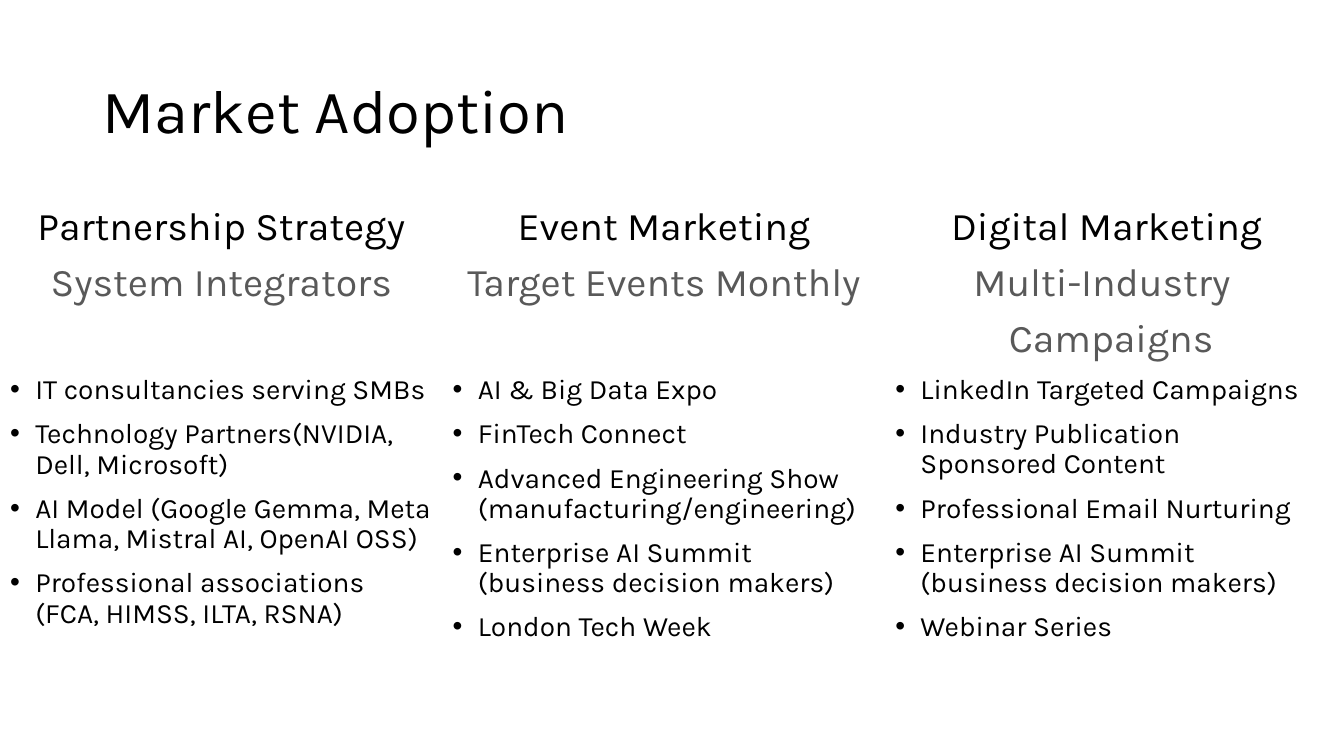
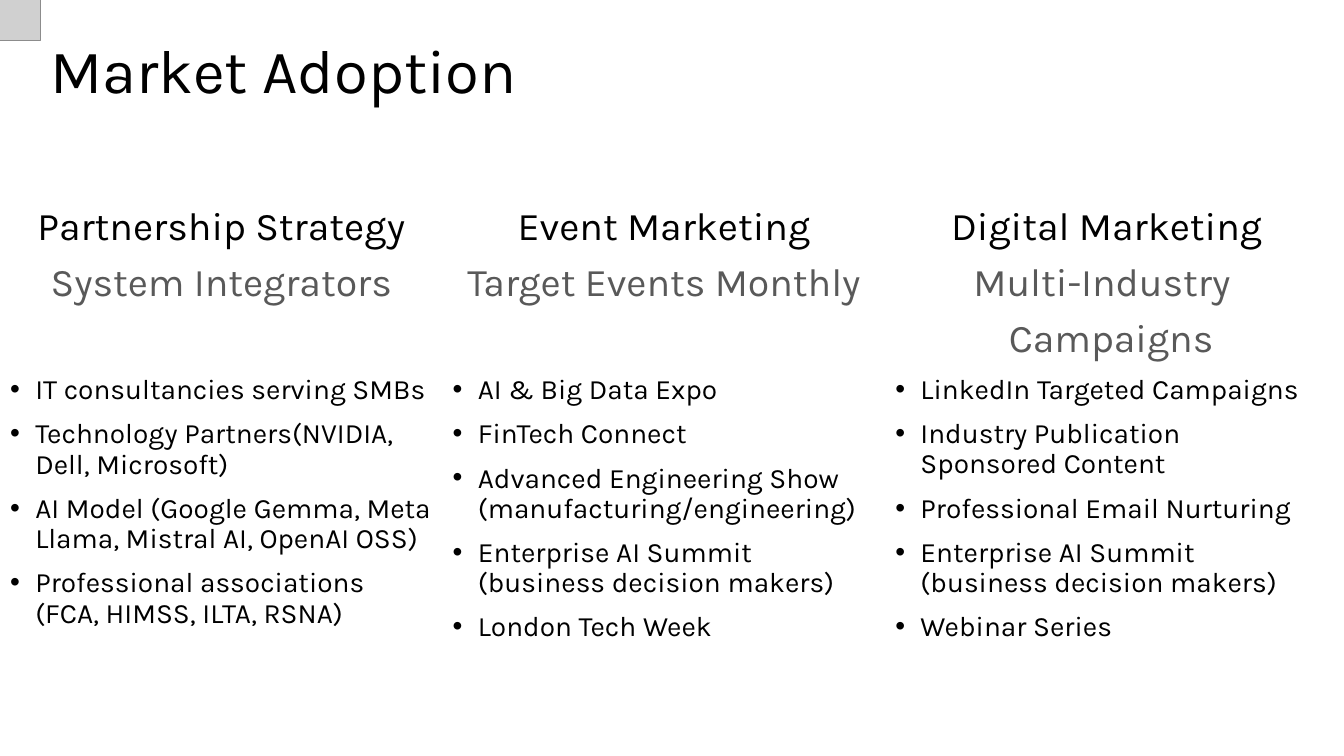
Before and after one commit to GitFarhanS/aib-App, a slide deck: slide 7 of src/assets/deck/Corexa Pitch Deck.pptx. Drawn at 1344x756 pixels with LibreOffice and Linux fonts; fonts in the diff are those of the drawing; grey boxes stand for pictures. Boxes give left, top, right and bottom in pixels: in the first picture for what was removed or moved away, otherwise in the second. Text is boxed around its words. In the diff, an @@ line names an element or a change of style, - is before the commit and + after.

```diff
--- a/src/assets/deck/Corexa Pitch Deck.pptx
+++ b/src/assets/deck/Corexa Pitch Deck.pptx
@@ picture added at (0,0,40,40) @@
@@ title "Market Adoption": place and size @@
-title "Market Adoption" at (102,90,569,148)
+title "Market Adoption" at (50,50,517,108)
```
Also in this commit, not shown: 8 other slides changed, 1 other file.
